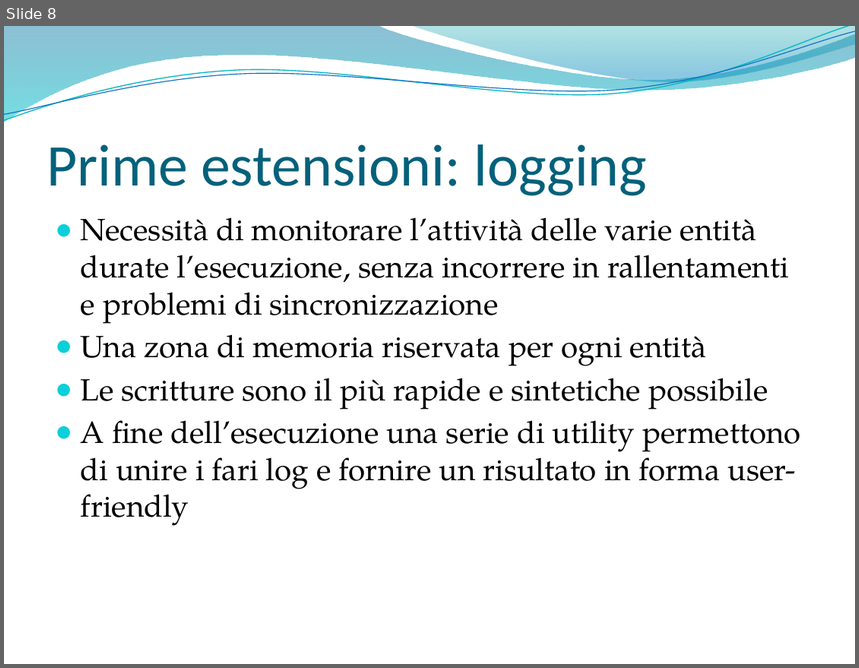
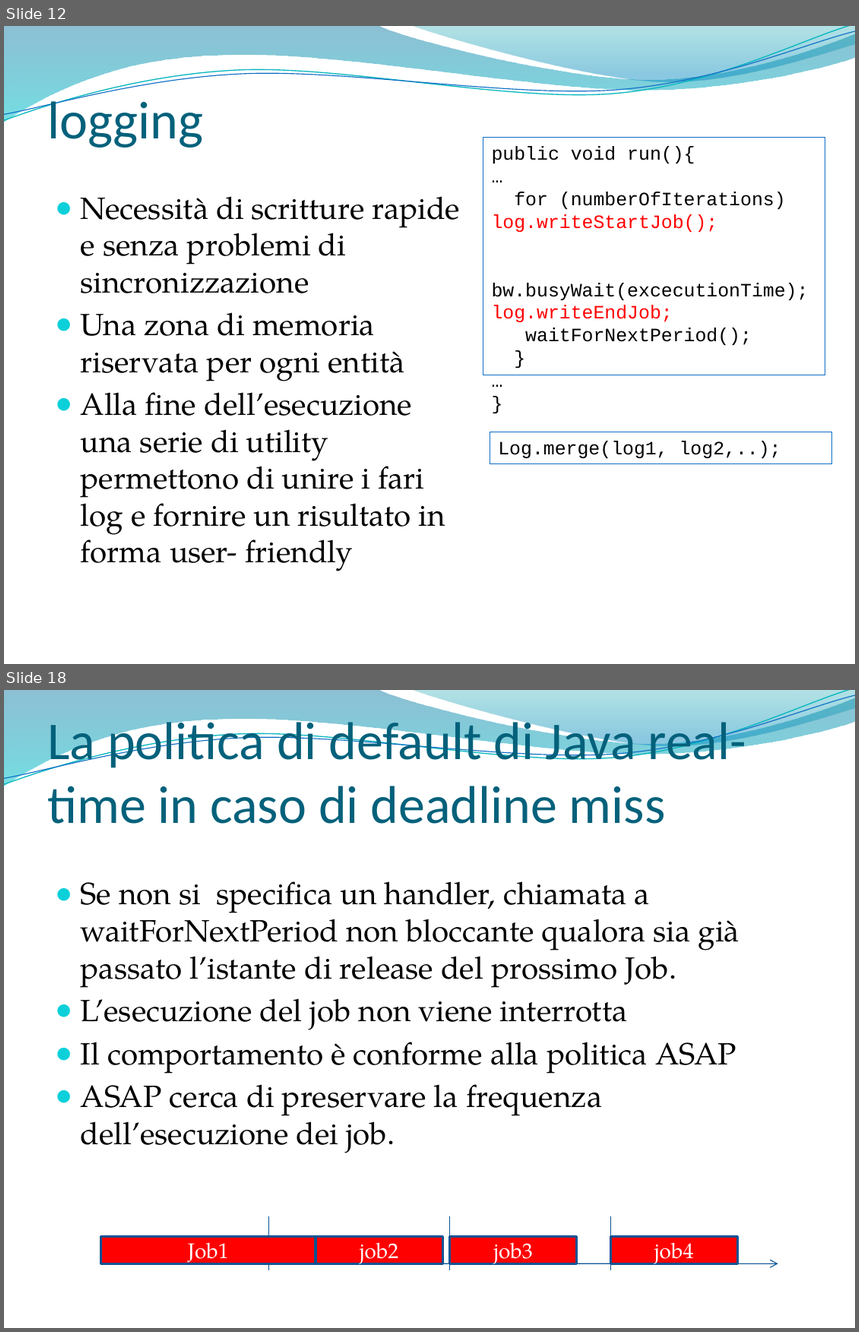
Before and after one commit to marconanni/provejavarealtime, a slide deck: SolarisNetBeansProjects/parti tesi/bozza presentazione.pptx. Shown one above the other, each under a label of ours: slide 8 before the commit, slides 12 and 18 after it; the slides between them are not shown. The pictures are 859x668 and 859x1332 pixels, drawn with LibreOffice and Linux fonts; fonts in the diff are those of the drawing; background and template pictures are left out. Boxes give left, top, right and bottom in pixels: in the first picture for what was removed or moved away, otherwise in the second. Text is boxed around its words. In the diff, an @@ line names an element or a change of style, - is before the commit and + after.

```diff
--- a/SolarisNetBeansProjects/parti tesi/bozza presentazione.pptx
+++ b/SolarisNetBeansProjects/parti tesi/bozza presentazione.pptx
@@ slide 18 added at [4, 690, 855, 1328], background picture (left out); not listed: 4 template elements that a slide beside it also shows @@
@@ title added at [47, 715, 747, 824], 45 pt, text #04617B @@
+La politica di default di Java real-time in caso di deadline miss
@@ text added at [81, 882, 740, 1153], 26 pt, text #000000 @@
+● Se non si specifica un handler, chiamata a waitForNextPeriod non bloccante qualora sia già passato l’istante di release del prossimo Job.
+● L’esecuzione del job non viene interrotta
+● Il comportamento è conforme alla politica ASAP
+● ASAP cerca di preservare la frequenza dell’esecuzione dei job.
@@ line added from (268, 1271) to (268, 1217), #095295 0.75 pt @@
@@ line added from (450, 1271) to (450, 1217), #095295 0.75 pt @@
@@ line added from (611, 1271) to (611, 1217), #095295 0.75 pt @@
@@ rectangle added at [101, 1237, 316, 1264], fill #FF0000, outline #0B5292 2 pt, 18 pt, text #FFFFFF @@
+Job1
@@ rectangle added at [316, 1237, 443, 1264], fill #FF0000, outline #0B5292 2 pt, 18 pt, text #FFFFFF @@
+job2
@@ rectangle added at [450, 1237, 578, 1264], fill #FF0000, outline #0B5292 2 pt, 18 pt, text #FFFFFF @@
+job3
@@ rectangle added at [611, 1237, 739, 1264], fill #FF0000, outline #0B5292 2 pt, 18 pt, text #FFFFFF @@
+job4
@@ arrow added from (101, 1264) to (778, 1264), #095295 0.75 pt @@
@@ what was slide 8 is now slide 12 @@
@@ slide 12 changed as well @@
@@ title at [47, 94, 203, 148]: text changed; size 50 to 45 pt @@
-Prime estensioni: logging
+logging
@@ rectangle added at [484, 138, 826, 375], outline #0F6FC6 0.75 pt, 16 pt, text #000000 @@
+public void run(){
+…
+for (numberOfIterations) log.writeStartJob(); bw.busyWait(excecutionTime);
+log.writeEndJob;
+waitForNextPeriod();
+}
+…
+}
@@ text "Necessità di scritture rapide e ...": place and size @@
-text "Necessità di scritture rapide e ..." at [81, 218, 801, 526]
+text "Necessità di scritture rapide e ..." at [81, 196, 461, 572]
@@ text at [81, 196, 461, 294]: text changed @@
-● Necessità di monitorare l’attività delle varie entità durate l’esecuzione, senza incorrere in rallentamenti e problemi di sincronizzazione
+● Necessità di scritture rapide e senza problemi di sincronizzazione
@@ text at [81, 392, 446, 572]: text changed @@
-● Le scritture sono il più rapide e sintetiche possibile
-● A fine dell’esecuzione una serie di utility permettono di unire i fari log e fornire un risultato in forma user- friendly
+● Alla fine dell’esecuzione una serie di utility permettono di unire i fari log e fornire un risultato in forma user- friendly
@@ rectangle added at [490, 432, 832, 464], outline #0F6FC6 0.75 pt, 16 pt, text #000000 @@
+Log.merge(log1, log2,..);
```
Also in this commit, not shown: 9 other slides changed, 15 other slides added, 13 slides removed.
